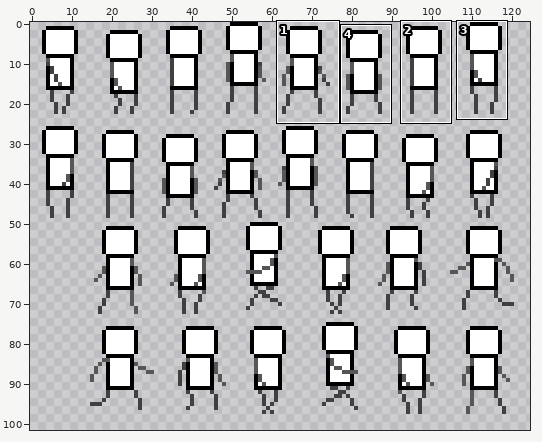
Sprite sheet, stored at ScrollMySides/Assets/Sprites/player_walk_run.png. The first picture is a wide view before the edit; the outline marks the close-up.
Close-up. Earlier state:
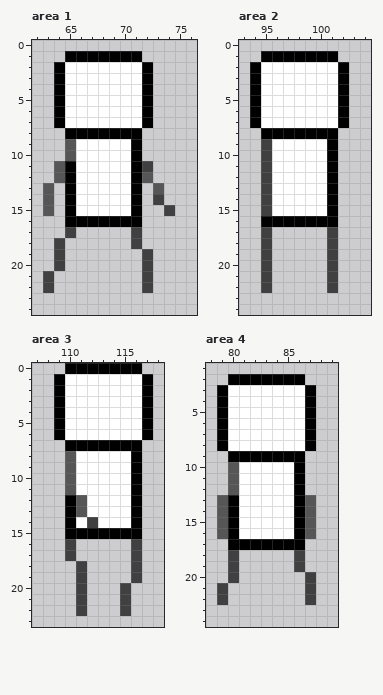
The file is 128x128 pixels. Shown: area 1: x 62..76, y 0..24; area 2: x 93..104, y 0..24; area 3: x 107..118, y 0..23; area 4: x 78..89, y 1..24. The wide view leaves out empty margins. The commit also changed other parts of the picture, which this record leaves out.
And afterwards:
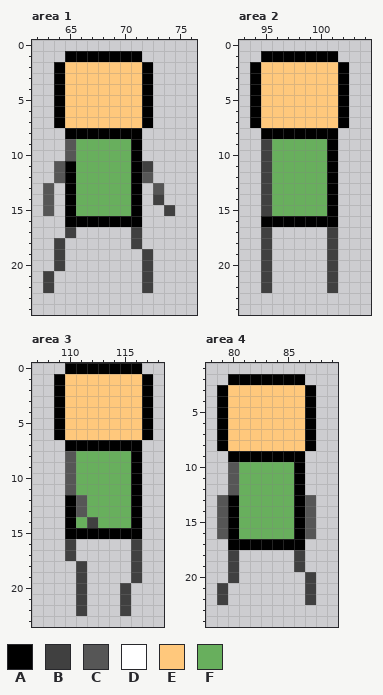
Palette (. is transparent): A #000000  B #404040  C #565656  D #ffffff  E #ffc87c  F #68af5d
Change:
Area 1:
y 2..7: x 65..71 DDDDDDD -> EEEEEEE
y 9..15: x 66..70 DDDDD -> FFFFF
Area 2:
y 2..7: x 95..101 DDDDDDD -> EEEEEEE
y 9..15: x 96..100 DDDDD -> FFFFF
Area 3:
y 1..6: x 110..116 DDDDDDD -> EEEEEEE
y 8..11: x 111..115 DDDDD -> FFFFF
y 12..13: x 112..115 DDDD -> FFFF
y 14: x 111 D -> F; x 113..115 DDD -> FFF
Area 4:
y 3..8: x 80..86 DDDDDDD -> EEEEEEE
y 10..16: x 81..85 DDDDD -> FFFFF
Where, in picture pixels (left, top, right, bottom), the same in both close-ups:
changed: (65, 62, 142, 216)
changed: (261, 62, 338, 216)
changed: (65, 374, 142, 528)
changed: (228, 385, 305, 539)
